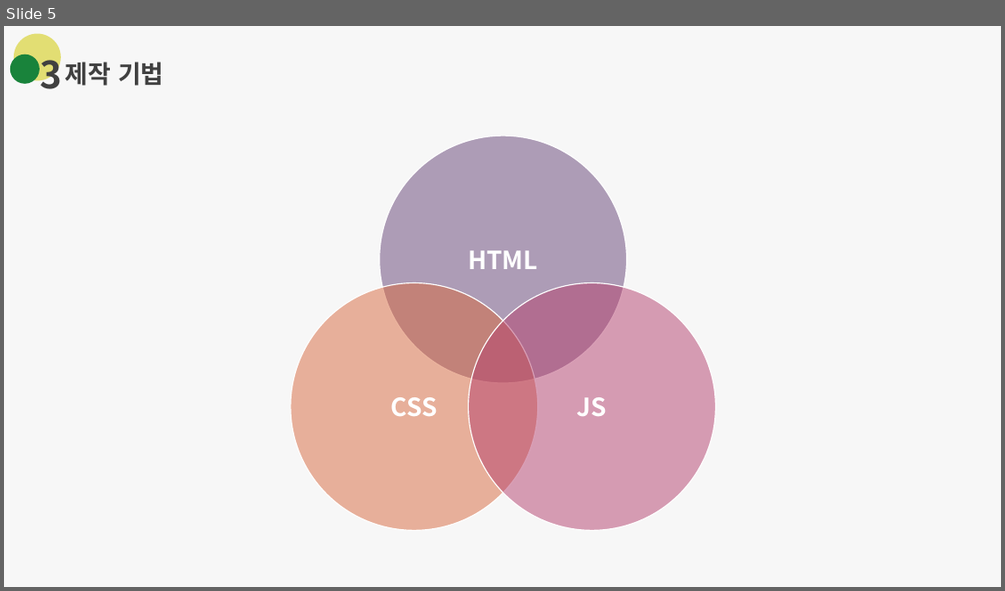
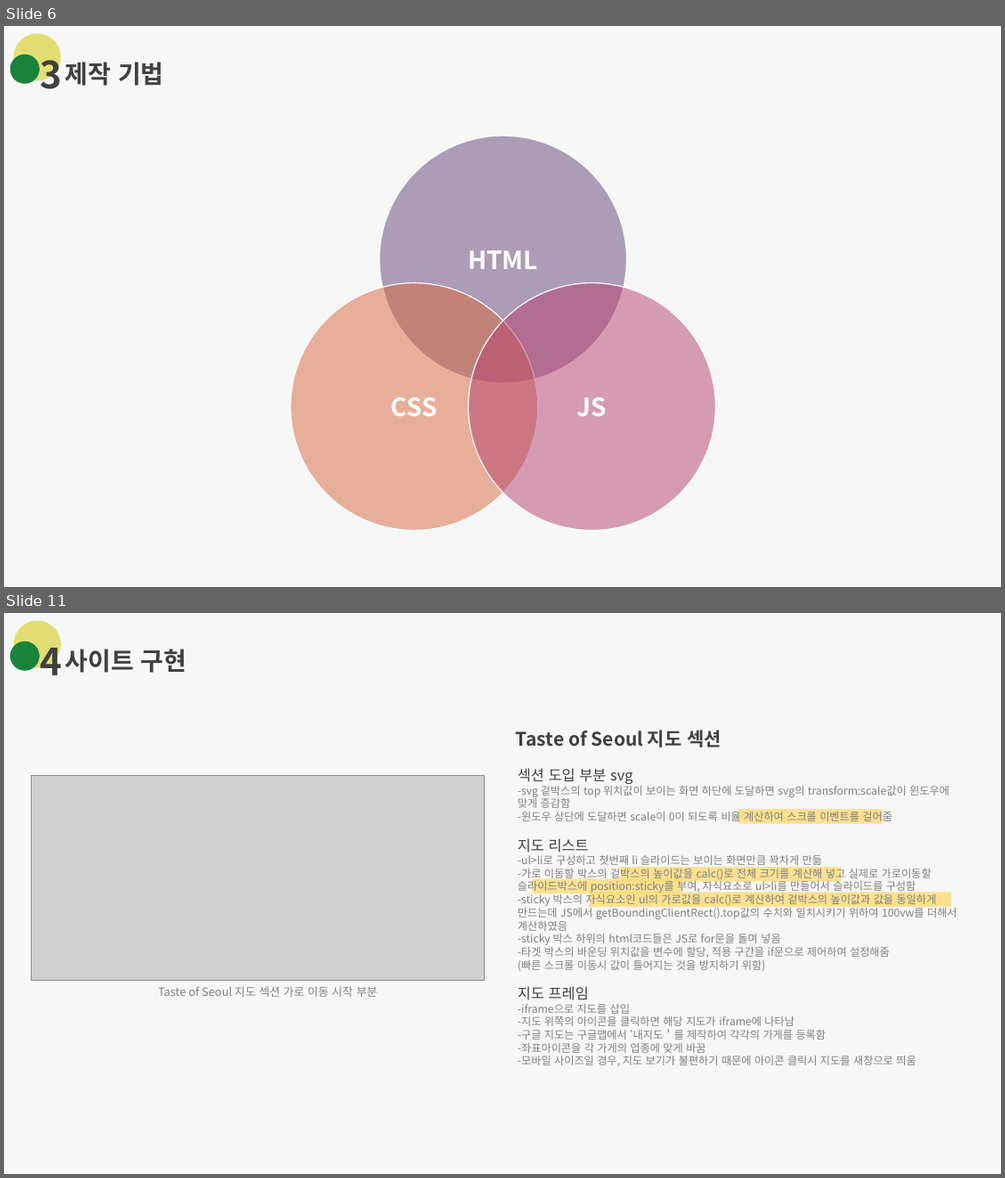
Before and after one commit to Ba-latte/FED-PJ-WBS-youj, a slide deck: 01.웹프로젝트/04.가이드문서/서울미식주간_가이드문서.pptx. Shown one above the other, each under a label of ours: slide 5 before the commit, slides 6 and 11 after it; the slides between them are not shown. The pictures are 1005x591 and 1005x1178 pixels, drawn with LibreOffice and Linux fonts; fonts in the diff are those of the drawing; grey boxes stand for pictures. Boxes give left, top, right and bottom in pixels: in the first picture for what was removed or moved away, otherwise in the second. Text is boxed around its words. In the diff, an @@ line names an element or a change of style, - is before the commit and + after.

```diff
--- a/01.웹프로젝트/04.가이드문서/서울미식주간_가이드문서.pptx
+++ b/01.웹프로젝트/04.가이드문서/서울미식주간_가이드문서.pptx
@@ slide 11 added at <box>4,613,1001,1174</box>, background #F7F7F7 @@
@@ ellipse added at <box>14,620,61,667</box>, fill #E2DE73 @@
@@ text added at <box>40,638,62,685</box>, 36 pt, text #404040, bold @@
+4
@@ ellipse added at <box>10,641,39,671</box>, fill #19833B @@
@@ text added at <box>65,649,187,673</box>, 24 pt, text #404040, bold @@
+사이트 구현
@@ text added at <box>516,730,721,747</box>, 18 pt, text #404040, bold @@
+Taste of Seoul 지도 섹션
@@ text added at <box>518,768,957,1066</box>, 10.5 pt, text #808080 @@
+섹션 도입 부분 svg
+-svg 겉박스의 top 위치값이 보이는 화면 하단에 도달하면 svg의 transform:scale값이 윈도우에 맞게 증감함
+-윈도우 상단에 도달하면 scale이 0이 되도록 비율 계산하여 스크롤 이벤트를 걸어줌
+지도 리스트
+-ul>li로 구성하고 첫번째 li 슬라이드는 보이는 화면만큼 꽉차게 만듦
+-가로 이동할 박스의 겉박스의 높이값을 calc()로 전체 크기를 계산해 넣고 실제로 가로이동할 슬라이드박스에 position:sticky를 부여, 자식요소로 ul>li를 만들어서 슬라이드를 구성함
+-sticky 박스의 자식요소인 ul의 가로값을 calc()로 계산하여 겉박스의 높이값과 값을 동일하게 만드는데 JS에서 getBoundingClientRect().top값의 수치와 일치시키기 위하여 100vw를 더해서 계산하였음
+-sticky 박스 하위의 html코드들은 JS로 for문을 돌며 넣음
+-타겟 박스의 바운딩 위치값을 변수에 할당, 적용 구간을 if문으로 제어하여 설정해줌
+(빠른 스크롤 이동시 값이 틀어지는 것을 방지하기 위함)
+지도 프레임
+-iframe으로 지도를 삽입
+-지도 위쪽의 아이콘을 클릭하면 해당 지도가 iframe에 나타남
+-구글 지도는 구글맵에서 ‘내지도＇를 제작하여 각각의 가게를 등록함
+-좌표아이콘을 각 가게의 업종에 맞게 바꿈
+-모바일 사이즈일 경우, 지도 보기가 불편하기 때문에 아이콘 클릭시 지도를 새창으로 띄움
@@ picture added at <box>32,776,485,981</box> @@
@@ rectangle added at <box>738,809,882,824</box>, fill #FFD966 at 70% opacity @@
@@ rectangle added at <box>532,879,682,894</box>, fill #FFD966 at 70% opacity @@
@@ rectangle added at <box>620,868,841,882</box>, fill #FFD966 at 70% opacity @@
@@ rectangle added at <box>590,892,952,907</box>, fill #FFD966 at 70% opacity @@
@@ text added at <box>158,986,378,997</box>, 11 pt, text #808080 @@
+Taste of Seoul 지도 섹션 가로 이동 시작 부분
@@ what was slide 5 is now slide 6 @@
```
Also in this commit, not shown: 5 slides changed, 7 other slides added, 12 other files.
